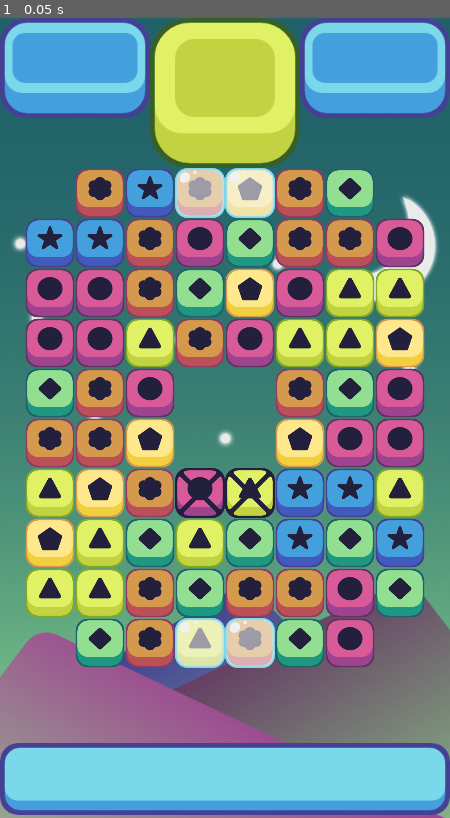
Above: before the commit, frame 1.
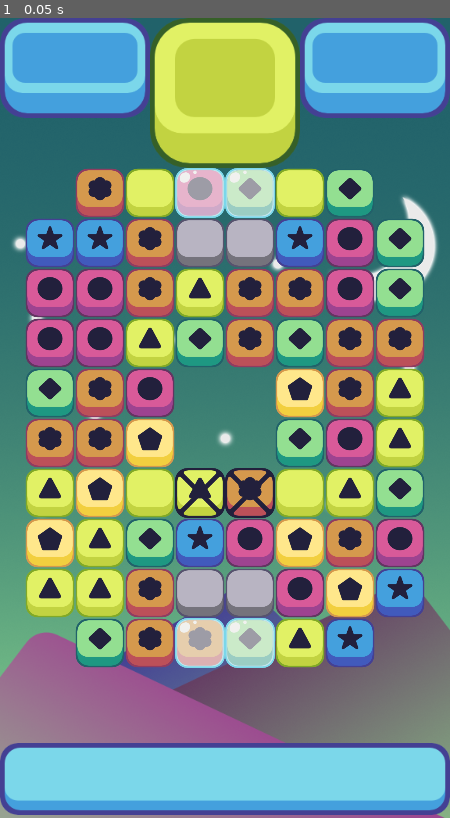
Above: after the commit, the same moment.

Repository: wolflint/Match3Game
Game: Godot game, scene res://scenes/GameWindow.tscn
Same seed, same stepped clock (60 frames per second), same inputs: the game is played once before the commit and once after it.
Inputs:
- Up to frame 1 (0.05 s): no input

The runs differ from the first frame. In frame 1, 23% of the frame differs, in the area x 28-95%, y 18-82%.

Commit message:
Bugs

Diff:
--- a/scenes/BluePiece.tscn
+++ b/scenes/BluePiece.tscn
@@ -1,12 +1,18 @@
-[gd_scene load_steps=3 format=2]
+[gd_scene load_steps=6 format=2]
 
 [ext_resource path="res://scenes/Piece.tscn" type="PackedScene" id=1]
-[ext_resource path="res://art/Pieces/Blue Piece.png" type="Texture" id=2]
+[ext_resource path="res://art/Pieces/Blue Row.png" type="Texture" id=2]
+[ext_resource path="res://art/Pieces/Blue Column.png" type="Texture" id=3]
+[ext_resource path="res://art/Pieces/Blue Adjacent.png" type="Texture" id=4]
+[ext_resource path="res://art/Pieces/Blue Piece.png" type="Texture" id=5]
 
 [node name="BluePiece" instance=ExtResource( 1 )]
 
 color = "blue"
+row_texture = ExtResource( 2 )
+column_texture = ExtResource( 3 )
+adjacent_texture = ExtResource( 4 )
 
 [node name="Sprite" parent="." index="0"]
 
-texture = ExtResource( 2 )
+texture = ExtResource( 5 )
--- /dev/null
+++ b/scenes/Concrete.tscn
@@ -0,0 +1,10 @@
+[gd_scene load_steps=3 format=2]
+
+[ext_resource path="res://scenes/Ice.tscn" type="PackedScene" id=1]
+[ext_resource path="res://art/Obstacles/Concrete.png" type="Texture" id=2]
+
+[node name="Concrete" instance=ExtResource( 1 )]
+
+[node name="Sprite" parent="." index="0"]
+
+texture = ExtResource( 2 )
--- /dev/null
+++ b/scenes/ConcreteHolder.gd
@@ -0,0 +1,38 @@
+extends Node2D
+
+signal remove_concrete
+
+var concrete_pieces = []
+var width = 8
+var height = 10
+var concrete = preload("res://scenes/Concrete.tscn")
+
+func _ready():
+	pass
+
+
+func make_2d_array():
+	var array = []
+	for i in width:
+		array.append([])
+		for j in height:
+			array[i].append(null);
+	return array
+
+
+func _on_Grid_make_concrete(board_position):
+	if concrete_pieces.size() == 0:
+		concrete_pieces = make_2d_array()
+	var current = concrete.instance()
+	add_child(current)
+	current.position = Vector2(board_position.x * 64 + 64, -board_position.y * 64 + 800)
+	concrete_pieces[board_position.x][board_position.y] = current
+
+
+func _on_Grid_damage_concrete(board_position):
+	if concrete_pieces[board_position.x][board_position.y] != null:
+		concrete_pieces[board_position.x][board_position.y].take_damage(1)
+		if concrete_pieces[board_position.x][board_position.y].health <= 0:
+			concrete_pieces[board_position.x][board_position.y].queue_free()
+			concrete_pieces[board_position.x][board_position.y] = null
+			emit_signal("remove_concrete", board_position)
--- a/scenes/GameWindow.tscn
+++ b/scenes/GameWindow.tscn
@@ -6,6 +6,8 @@
 [ext_resource path="res://scripts/Grid.gd" type="Script" id=4]
 [ext_resource path="res://scripts/IceHolder.gd" type="Script" id=5]
 [ext_resource path="res://scripts/LockHolder.gd" type="Script" id=6]
+[ext_resource path="res://scenes/ConcreteHolder.gd" type="Script" id=7]
+[ext_resource path="res://scripts/SlimeHolder.gd" type="Script" id=8]
 
 [node name="GameWindow" type="Node2D" index="0"]
 
@@ -75,6 +77,8 @@
 empty_spaces = PoolVector2Array( 0, 0, 7, 0, 0, 9, 7, 9, 3, 4, 4, 4, 3, 5, 4, 5 )
 ice_spaces = PoolVector2Array( 3, 0, 4, 0, 3, 9, 4, 9 )
 lock_spaces = PoolVector2Array( 3, 3, 4, 3 )
+concrete_spaces = PoolVector2Array( 3, 1, 4, 1, 3, 8, 4, 8 )
+slime_spaces = PoolVector2Array( 2, 3, 5, 3, 2, 9, 5, 9 )
 
 [node name="IceHolder" type="Node2D" parent="." index="4"]
 
@@ -84,36 +88,56 @@
 
 script = ExtResource( 6 )
 
-[node name="DestroyTimer" type="Timer" parent="." index="6"]
+[node name="ConcreteHolder" type="Node2D" parent="." index="6"]
+
+script = ExtResource( 7 )
+
+[node name="SlimeHolder" type="Node2D" parent="." index="7"]
+
+script = ExtResource( 8 )
+
+[node name="DestroyTimer" type="Timer" parent="." index="8"]
 
 process_mode = 1
 wait_time = 0.4
 one_shot = true
 autostart = false
 
-[node name="CollapseTimer" type="Timer" parent="." index="7"]
+[node name="CollapseTimer" type="Timer" parent="." index="9"]
 
 process_mode = 1
 wait_time = 0.4
 one_shot = true
 autostart = false
 
-[node name="RefillTimer" type="Timer" parent="." index="8"]
+[node name="RefillTimer" type="Timer" parent="." index="10"]
 
 process_mode = 1
 wait_time = 0.4
 one_shot = true
 autostart = false
 
+[connection signal="damage_concrete" from="Grid" to="ConcreteHolder" method="_on_Grid_damage_concrete"]
+
 [connection signal="damage_ice" from="Grid" to="IceHolder" method="_on_Grid_damage_ice"]
 
 [connection signal="damage_lock" from="Grid" to="LockHolder" method="_on_Grid_damage_lock"]
+
+[connection signal="damage_slime" from="Grid" to="SlimeHolder" method="_on_Grid_damage_slime"]
+
+[connection signal="make_concrete" from="Grid" to="ConcreteHolder" method="_on_Grid_make_concrete"]
 
 [connection signal="make_ice" from="Grid" to="IceHolder" method="_on_Grid_make_ice"]
 
 [connection signal="make_lock" from="Grid" to="LockHolder" method="_on_Grid_make_lock"]
 
+[connection signal="make_slime" from="Grid" to="SlimeHolder" method="_on_Grid_make_slime"]
+
 [connection signal="remove_lock" from="LockHolder" to="Grid" method="_on_LockHolder_remove_lock"]
+
+[connection signal="remove_concrete" from="ConcreteHolder" to="Grid" method="_on_ConcreteHolder_remove_concrete"]
+
+[connection signal="remove_slime" from="SlimeHolder" to="Grid" method="_on_SlimeHolder_remove_slime"]
 
 [connection signal="timeout" from="DestroyTimer" to="Grid" method="_on_DestroyTimer_timeout"]
 
--- a/scenes/GreenPiece.tscn
+++ b/scenes/GreenPiece.tscn
@@ -1,12 +1,18 @@
-[gd_scene load_steps=3 format=2]
+[gd_scene load_steps=6 format=2]
 
 [ext_resource path="res://scenes/Piece.tscn" type="PackedScene" id=1]
-[ext_resource path="res://art/Pieces/Green Piece.png" type="Texture" id=2]
+[ext_resource path="res://art/Pieces/Green Row.png" type="Texture" id=2]
+[ext_resource path="res://art/Pieces/Green Column.png" type="Texture" id=3]
+[ext_resource path="res://art/Pieces/Green Adjacent.png" type="Texture" id=4]
+[ext_resource path="res://art/Pieces/Green Piece.png" type="Texture" id=5]
 
 [node name="GreenPiece" instance=ExtResource( 1 )]
 
 color = "green"
+row_texture = ExtResource( 2 )
+column_texture = ExtResource( 3 )
+adjacent_texture = ExtResource( 4 )
 
 [node name="Sprite" parent="." index="0"]
 
-texture = ExtResource( 2 )
+texture = ExtResource( 5 )
--- a/scenes/LightGreenPiece.tscn
+++ b/scenes/LightGreenPiece.tscn
@@ -1,12 +1,18 @@
-[gd_scene load_steps=3 format=2]
+[gd_scene load_steps=6 format=2]
 
 [ext_resource path="res://scenes/Piece.tscn" type="PackedScene" id=1]
-[ext_resource path="res://art/Pieces/Light Green Piece.png" type="Texture" id=2]
+[ext_resource path="res://art/Pieces/Light Green Row.png" type="Texture" id=2]
+[ext_resource path="res://art/Pieces/Light Green Column.png" type="Texture" id=3]
+[ext_resource path="res://art/Pieces/Light Green Adjacent.png" type="Texture" id=4]
+[ext_resource path="res://art/Pieces/Light Green Piece.png" type="Texture" id=5]
 
 [node name="LightGreenPiece" instance=ExtResource( 1 )]
 
 color = "lightGreen"
+row_texture = ExtResource( 2 )
+column_texture = ExtResource( 3 )
+adjacent_texture = ExtResource( 4 )
 
 [node name="Sprite" parent="." index="0"]
 
-texture = ExtResource( 2 )
+texture = ExtResource( 5 )
--- a/scenes/OrangePiece.tscn
+++ b/scenes/OrangePiece.tscn
@@ -1,12 +1,18 @@
-[gd_scene load_steps=3 format=2]
+[gd_scene load_steps=6 format=2]
 
 [ext_resource path="res://scenes/Piece.tscn" type="PackedScene" id=1]
-[ext_resource path="res://art/Pieces/Orange Piece.png" type="Texture" id=2]
+[ext_resource path="res://art/Pieces/Orange Row.png" type="Texture" id=2]
+[ext_resource path="res://art/Pieces/Orange Column.png" type="Texture" id=3]
+[ext_resource path="res://art/Pieces/Orange Adjacent.png" type="Texture" id=4]
+[ext_resource path="res://art/Pieces/Orange Piece.png" type="Texture" id=5]
 
 [node name="OrangePiece" instance=ExtResource( 1 )]
 
 color = "orange"
+row_texture = ExtResource( 2 )
+column_texture = ExtResource( 3 )
+adjacent_texture = ExtResource( 4 )
 
 [node name="Sprite" parent="." index="0"]
 
-texture = ExtResource( 2 )
+texture = ExtResource( 5 )
--- a/scenes/Piece.tscn
+++ b/scenes/Piece.tscn
@@ -8,6 +8,9 @@
 script = ExtResource( 1 )
 _sections_unfolded = [ "Transform" ]
 color = "Null"
+row_texture = null
+column_texture = null
+adjacent_texture = null
 
 [node name="Sprite" type="Sprite" parent="." index="0"]
 
--- a/scenes/PinkPiece.tscn
+++ b/scenes/PinkPiece.tscn
@@ -1,12 +1,18 @@
-[gd_scene load_steps=3 format=2]
+[gd_scene load_steps=6 format=2]
 
 [ext_resource path="res://scenes/Piece.tscn" type="PackedScene" id=1]
-[ext_resource path="res://art/Pieces/Pink Piece.png" type="Texture" id=2]
+[ext_resource path="res://art/Pieces/Pink Row.png" type="Texture" id=2]
+[ext_resource path="res://art/Pieces/Pink Column.png" type="Texture" id=3]
+[ext_resource path="res://art/Pieces/Pink Adjacent.png" type="Texture" id=4]
+[ext_resource path="res://art/Pieces/Pink Piece.png" type="Texture" id=5]
 
 [node name="PinkPiece" instance=ExtResource( 1 )]
 
 color = "pink"
+row_texture = ExtResource( 2 )
+column_texture = ExtResource( 3 )
+adjacent_texture = ExtResource( 4 )
 
 [node name="Sprite" parent="." index="0"]
 
-texture = ExtResource( 2 )
+texture = ExtResource( 5 )
--- /dev/null
+++ b/scenes/Slime.tscn
@@ -0,0 +1,10 @@
+[gd_scene load_steps=3 format=2]
+
+[ext_resource path="res://scenes/Ice.tscn" type="PackedScene" id=1]
+[ext_resource path="res://art/Obstacles/Slime.png" type="Texture" id=2]
+
+[node name="Slime" instance=ExtResource( 1 )]
+
+[node name="Sprite" parent="." index="0"]
+
+texture = ExtResource( 2 )
--- a/scenes/YellowPiece.tscn
+++ b/scenes/YellowPiece.tscn
@@ -1,12 +1,18 @@
-[gd_scene load_steps=3 format=2]
+[gd_scene load_steps=6 format=2]
 
 [ext_resource path="res://scenes/Piece.tscn" type="PackedScene" id=1]
-[ext_resource path="res://art/Pieces/Yellow Piece.png" type="Texture" id=2]
+[ext_resource path="res://art/Pieces/Yellow Row.png" type="Texture" id=2]
+[ext_resource path="res://art/Pieces/Yellow Column.png" type="Texture" id=3]
+[ext_resource path="res://art/Pieces/Yellow Adjacent.png" type="Texture" id=4]
+[ext_resource path="res://art/Pieces/Yellow Piece.png" type="Texture" id=5]
 
-[node name="YellowPiece" instance=ExtResource( 1 )]
+[node name="YellowPiece" index="0" instance=ExtResource( 1 )]
 
 color = "yellow"
+row_texture = ExtResource( 2 )
+column_texture = ExtResource( 3 )
+adjacent_texture = ExtResource( 4 )
 
 [node name="Sprite" parent="." index="0"]
 
-texture = ExtResource( 2 )
+texture = ExtResource( 5 )
--- a/scripts/Grid.gd
+++ b/scripts/Grid.gd
@@ -16,12 +16,19 @@
 export (PoolVector2Array) var empty_spaces
 export (PoolVector2Array) var ice_spaces
 export (PoolVector2Array) var lock_spaces
+export (PoolVector2Array) var concrete_spaces
+export (PoolVector2Array) var slime_spaces
+var damaged_slime = false
 
 # Obstace Signals
 signal make_ice
 signal damage_ice
 signal make_lock
 signal damage_lock
+signal make_concrete
+signal damage_concrete
+signal make_slime
+signal damage_slime
 
 # The piece array
 var possible_pieces = [
@@ -35,6 +42,7 @@
 
 # The current pieces in the scene
 var all_pieces = []
+var current_matches = []
 
 # Swap back variables
 var piece_one = null
@@ -52,36 +60,49 @@
 	state = move
 	all_pieces = make_2d_array()
 	spawn_pieces()
+#	ice_spaces = spawn_obstacle("make_ice", ice_spaces)
+#	lock_spaces = spawn_obstacle("make_lock", lock_spaces)
+#	concrete_spaces = spawn_obstacle("make_concrete", concrete_spaces)
+#	slime_spaces = spawn_obstacle("make_slime", slime_spaces)
+
 	spawn_ice()
 	spawn_locks()
+	spawn_concrete()
+	spawn_slime()
 
 func restricted_fill(place):
 	# Check empty pieces
 	if is_in_array(empty_spaces, place):
 		return true
+	# Check for concrete
+	if is_in_array(concrete_spaces, place):
+		return true
+	if is_in_array(slime_spaces, place):
+		return true
 	return false
 
 func restricted_move(place):
 	# Check lock pieces
-	print("PLACE" + str(place))
-	print("LOCK SPACES" + str(lock_spaces))
 	if is_in_array(lock_spaces, place):
-		print("IS IN ARRAY")
 		return true
 #	elif is_in_array(ice_spaces, place):
 #		return true
-	print("FALSE")
 	return false
 
 func is_in_array(array, item):
+	print(array.size())
 	for i in array.size():
-		print("ARRAY:")
-		print(array)
-		print("ITEM")
-		print(item)
 		if array[i] == item:
 			return true
 	return false
+
+func remove_from_array(new_array, item):
+	print("NEW_ARRAY")
+	print(new_array)
+	for i in range(new_array.size() -1, -1, -1):
+		if new_array[i] == item:
+			new_array.remove(i)
+			return new_array
 
 func make_2d_array():
 	var array = []
@@ -141,7 +162,6 @@
 	if Input.is_action_just_pressed("ui_touch"):
 		if is_in_grid(pixel_to_grid(get_global_mouse_position().x, get_global_mouse_position().y)):
 			first_touch = pixel_to_grid(get_global_mouse_position().x, get_global_mouse_position().y)
-			print(first_touch)
 			controlling = true
 	if Input.is_action_just_released("ui_touch"):
 		if is_in_grid(pixel_to_grid(get_global_mouse_position().x, get_global_mouse_position().y)) && controlling:
@@ -163,6 +183,11 @@
 			if !move_checked:
 				find_matches()
 
+#func spawn_obstacle(signal_name, new_array):
+#	for i in new_array.size():
+#		emit_signal(signal_name, new_array[i])
+#		return new_array
+
 func spawn_ice():
 	for i in ice_spaces.size():
 		emit_signal("make_ice", ice_spaces[i])
@@ -170,6 +195,14 @@
 func spawn_locks():
 	for i in lock_spaces.size():
 		emit_signal("make_lock", lock_spaces[i])
+
+func spawn_concrete():
+	for i in concrete_spaces.size():
+		emit_signal("make_concrete", concrete_spaces[i])
+
+func spawn_slime():
+	for i in slime_spaces.size():
+		emit_signal("make_slime", slime_spaces[i])
 
 func store_info(first_piece, other_piece, place, direction):
 	piece_one = first_piece
@@ -212,24 +245,103 @@
 							match_and_dim(all_pieces[i - 1][j])
 							match_and_dim(all_pieces[i][j])
 							match_and_dim(all_pieces[i + 1][j])
+							add_to_array(Vector2(i, j))
+							add_to_array(Vector2(i+1, j))
+							add_to_array(Vector2(i-1,j))
 				if j > 0 && j < height - 1:
 					if !is_piece_null(i,j - 1) && !is_piece_null(i,j + 1):
 						if all_pieces[i][j -1].color == current_color && all_pieces[i][j + 1].color == current_color:
 							match_and_dim(all_pieces[i][j - 1])
 							match_and_dim(all_pieces[i][j])
 							match_and_dim(all_pieces[i][j + 1])
+							add_to_array(Vector2(i, j))
+							add_to_array(Vector2(i, j+1))
+							add_to_array(Vector2(i, j-1))
+	get_bombed_pieces()
 	get_parent().get_node("DestroyTimer").start()
+
+func get_bombed_pieces():
+	for i in width:
+		for j in height:
+			if all_pieces[i][j] != null:
+				if all_pieces[i][j].matched:
+					if all_pieces[i][j].is_column_bomb:
+						match_all_in_column(i)
+					elif all_pieces[i][j].is_row_bomb:
+						match_all_in_row(j)
+					elif all_pieces[i][j].is_adjacent_bomb:
+						find_adjacent_pieces(i, j)
 
 func is_piece_null(column, row):
 	if all_pieces[column][row] == null:
 		return true
 	return false
 
+func add_to_array(value, array_to_add = current_matches):
+	if !array_to_add.has(value):
+		array_to_add.append(value)
+
+func find_bombs():
+	# Iterate ove the current_matches array
+	for i in current_matches.size():
+		# Store some values for this match
+		var current_column = current_matches[i].x
+		var current_row = current_matches[i].y
+		var current_color = all_pieces[current_column][current_row].color
+		var col_matched = 0
+		var row_matched = 0
+		# Iterate over the current matches to check for column, row and color
+		for j in current_matches.size():
+			var this_column = current_matches[j].x
+			var this_row = current_matches[j].y
+			var this_color = all_pieces[current_column][current_row].color
+			if this_column == current_column and current_color == this_color:
+				col_matched += 1
+			if this_row == current_row and this_color == current_color:
+				row_matched += 1
+		# 0 is an adj bomb, 1 is a column bomb, and 2 is a row bomb
+		# 3 is a color bomb
+		if col_matched == 5 or row_matched == 5:
+			print("color bomb")
+		if col_matched == 3 and row_matched ==3:
+			make_bomb(0, current_color)
+			return
+		if col_matched == 4:
+			make_bomb(1, current_color)
+			return
+		if row_matched == 4:
+			make_bomb(2, current_color)
+			return
+
+func make_bomb(bomb_type, color):
+	# Iterate over current_matches
+	for i in current_matches.size():
+		# Cache a few variables
+		var current_column = current_matches[i].x
+		var current_row = current_matches[i].y
+		if all_pieces[current_column][current_row] == piece_one and piece_one.color == color:
+			# Make piece_one a bomb
+			piece_one.matched = false
+			change_bomb(bomb_type, piece_one)
+		if all_pieces[current_column][current_row] == piece_two and piece_two.color == color:
+			# Make piece_two a bomb
+			piece_two.matched = false
+			change_bomb(bomb_type, piece_two)
+
+func change_bomb(bomb_type, piece):
+	if bomb_type == 0:
+		piece.make_adjacent_bomb()
+	elif bomb_type == 1:
+		piece.make_row_bomb()
+	elif bomb_type == 2:
+		piece.make_column_bomb()
+
 func match_and_dim(item):
 	item.matched = true
 	item.dim()
 
 func destroy_matched():
+	find_bombs()
 	var was_matched = false
 	for i in width:
 		for j in height:
@@ -244,10 +356,41 @@
 		get_parent().get_node("CollapseTimer").start()
 	else:
 		swap_back()
+	current_matches.clear()
+
+func check_concrete(column, row):
+	# Check right
+	if column < width - 1:
+		emit_signal("damage_concrete", Vector2(column + 1, row))
+	# Check left
+	if column > 0:
+		emit_signal("damage_concrete", Vector2(column - 1, row))
+	# Check up
+	if row < height - 1:
+		emit_signal("damage_concrete", Vector2(column, row + 1))
+	# Check down
+	if row < height + 1:
+		emit_signal("damage_concrete", Vector2(column, row - 1))
+
+func check_slime(column, row):
+	# Check right
+	if column < width - 1:
+		emit_signal("damage_slime", Vector2(column + 1, row))
+	# Check left
+	if column > 0:
+		emit_signal("damage_slime", Vector2(column - 1, row))
+	# Check up
+	if row < height - 1:
+		emit_signal("damage_slime", Vector2(column, row + 1))
+	# Check down
+	if row < height + 1:
+		emit_signal("damage_slime", Vector2(column, row - 1))
 
 func damage_special(column, row):
 	emit_signal("damage_ice", Vector2(column, row))
 	emit_signal("damage_lock", Vector2(column, row))
+	check_concrete(column, row)
+	check_slime(column, row)
 
 func collapse_columns():
 	for i in width:
@@ -288,8 +431,73 @@
 					find_matches()
 					#get_parent().get_node("DestroyTimer").start()
 					return
+	if !damaged_slime:
+		generate_slime()
 	state = move
 	move_checked = false
+	damaged_slime = false
+
+func generate_slime():
+	# Make sure there are slime pieces on the board
+	if slime_spaces.size() > 0:
+		var slime_made = false
+		var tracker = 0
+		while !slime_made and tracker < 100:
+			# Check a random slime
+			var rand_num = floor(rand_range(0, slime_spaces.size()))
+			var curr_x = slime_spaces[rand_num].x
+			var curr_y = slime_spaces[rand_num].y
+			var neighbour = find_normal_neighbour(curr_x, curr_y)
+			if neighbour != null:
+				# Turn neighbour into slime
+				# Remove piece
+				all_pieces[neighbour.x][neighbour.y].queue_free()
+				# Set to null
+				all_pieces[neighbour.x][neighbour.y] = null
+				# Add spot to array of slimes
+				slime_spaces.append(Vector2(neighbour.x, neighbour.y))
+				# Send a signal to the slime holder to make a new slime
+				emit_signal("make_slime", Vector2(neighbour.x, neighbour.y))
+				slime_made = true
+			tracker += 1
+
+func find_normal_neighbour(column, row):
+	# Pick random direction
+	var rand_dir = floor(rand_range(0, 3))
+
+	# Check right first
+	if rand_dir == 0 and is_in_grid(Vector2(column + 1, row)):
+		if !is_piece_null(column + 1, row) and !restricted_move(Vector2(column + 1, row)) and !restricted_fill(Vector2(column + 1, row)):
+			return Vector2(column + 1, row)
+	# Check left
+	if rand_dir == 1 and is_in_grid(Vector2(column - 1, row)):
+		if !is_piece_null(column - 1, row) and !restricted_move(Vector2(column - 1, row)) and !restricted_fill(Vector2(column - 1, row)):
+			return Vector2(column - 1, row)
+	# Check up
+	if rand_dir == 2 and is_in_grid(Vector2(column, row + 1)):
+		if !is_piece_null(column, row + 1) and !restricted_move(Vector2(column, row + 1)) and !restricted_fill(Vector2(column, row + 1)):
+			return Vector2(column, row + 1)
+	# Check down
+	if rand_dir == 3 and is_in_grid(Vector2(column, row - 1)):
+		if !is_piece_null(column, row - 1) and !restricted_move(Vector2(column, row - 1)) and !restricted_fill(Vector2(column, row - 1)):
+			return Vector2(column, row - 1)
+
+func match_all_in_column(column):
+	for i in height:
+		if all_pieces[column][i] != null:
+			all_pieces[column][i].matched = true
+
+func match_all_in_row(row):
+	for i in width:
+		if all_pieces[i][row] != null:
+			all_pieces[i][row].matched = true
+
+func find_adjacent_pieces(column, row):
+	for i in range(-1, 2):
+		for j in range(-1, 2):
+			if is_in_grid(Vector2(column + i, row + j)):
+				if all_pieces[column+i][row+j] != null:
+					all_pieces[column+i][row+j].matched = true
 
 func _on_DestroyTimer_timeout():
 	destroy_matched()
@@ -300,8 +508,12 @@
 func _on_RefillTimer_timeout():
 	refill_columns()
 
-
-func _on_LockHolder_remove_lock(place):
-	for i in range(lock_spaces.size() -1, -1, -1):
-		if lock_spaces[i] == place:
-			lock_spaces.remove(i)
+func _on_LockHolder_remove_lock(item):
+	lock_spaces = remove_from_array(lock_spaces, item)
+
+func _on_ConcreteHolder_remove_concrete(item):
+	concrete_spaces = remove_from_array(concrete_spaces, item)
+
+func _on_SlimeHolder_remove_slime(item):
+	damaged_slime = true
+	slime_spaces = remove_from_array(slime_spaces, item)
--- a/scripts/Piece.gd
+++ b/scripts/Piece.gd
@@ -1,6 +1,14 @@
 extends Node2D
 
 export (String) var color;
+export (Texture) var row_texture
+export (Texture) var column_texture
+export (Texture) var adjacent_texture
+
+var is_row_bomb = false
+var is_column_bomb = false
+var is_adjacent_bomb = false
+
 var move_tween;
 var matched = false
 
@@ -10,10 +18,21 @@
 func move(target):
 	move_tween.interpolate_property(self, "position", position, target, .5, Tween.TRANS_BOUNCE, Tween.EASE_OUT)
 	move_tween.start()
-#func _process(delta):
-#	# Called every frame. Delta is time since last frame.
-#	# Update game logic here.
-#	pass
+
+func make_column_bomb():
+	is_column_bomb = true
+	$Sprite.texture = column_texture
+	$Sprite.modulate = Color(1, 1, 1, 1)
+
+func make_row_bomb():
+	is_row_bomb = true
+	$Sprite.texture = row_texture
+	$Sprite.modulate = Color(1, 1, 1, 1)
+
+func make_adjacent_bomb():
+	is_adjacent_bomb = true
+	$Sprite.texture = adjacent_texture
+	$Sprite.modulate = Color(1, 1, 1, 1)
 
 func dim():
 	var sprite = $Sprite
--- /dev/null
+++ b/scripts/SlimeHolder.gd
@@ -0,0 +1,38 @@
+extends Node2D
+
+signal remove_slime
+
+var slime_pieces = []
+var width = 8
+var height = 10
+var slime = preload("res://scenes/Slime.tscn")
+
+func _ready():
+	pass
+
+
+func make_2d_array():
+	var array = []
+	for i in width:
+		array.append([])
+		for j in height:
+			array[i].append(null);
+	return array
+
+
+func _on_Grid_make_slime(board_position):
+	if slime_pieces.size() == 0:
+		slime_pieces = make_2d_array()
+	var current = slime.instance()
+	add_child(current)
+	current.position = Vector2(board_position.x * 64 + 64, -board_position.y * 64 + 800)
+	slime_pieces[board_position.x][board_position.y] = current
+
+
+func _on_Grid_damage_slime(board_position):
+	if slime_pieces[board_position.x][board_position.y] != null:
+		slime_pieces[board_position.x][board_position.y].take_damage(1)
+		if slime_pieces[board_position.x][board_position.y].health <= 0:
+			slime_pieces[board_position.x][board_position.y].queue_free()
+			slime_pieces[board_position.x][board_position.y] = null
+			emit_signal("remove_slime", board_position)
Not shown: 1 places in scenes/GameWindow.tscn that only renumber resources
